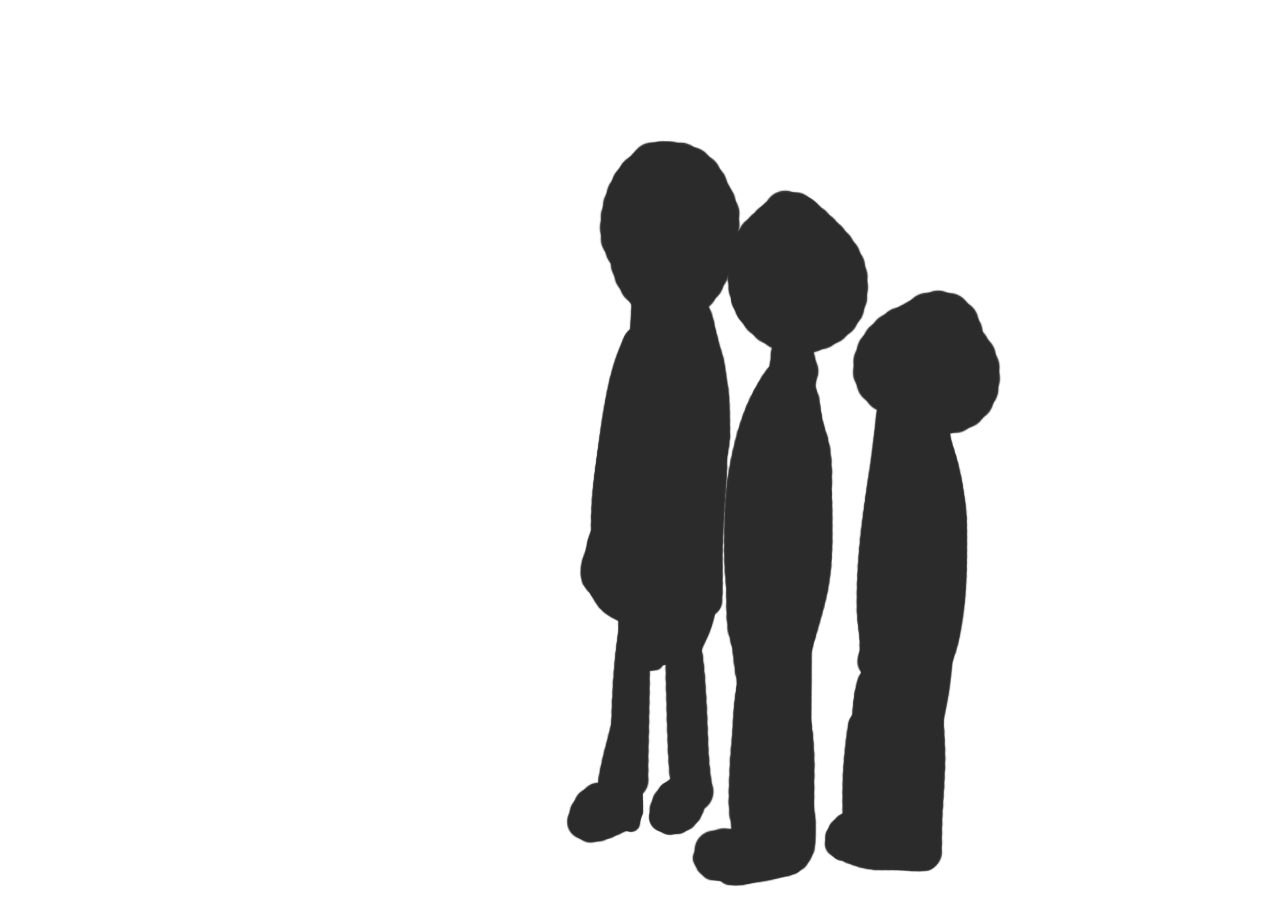
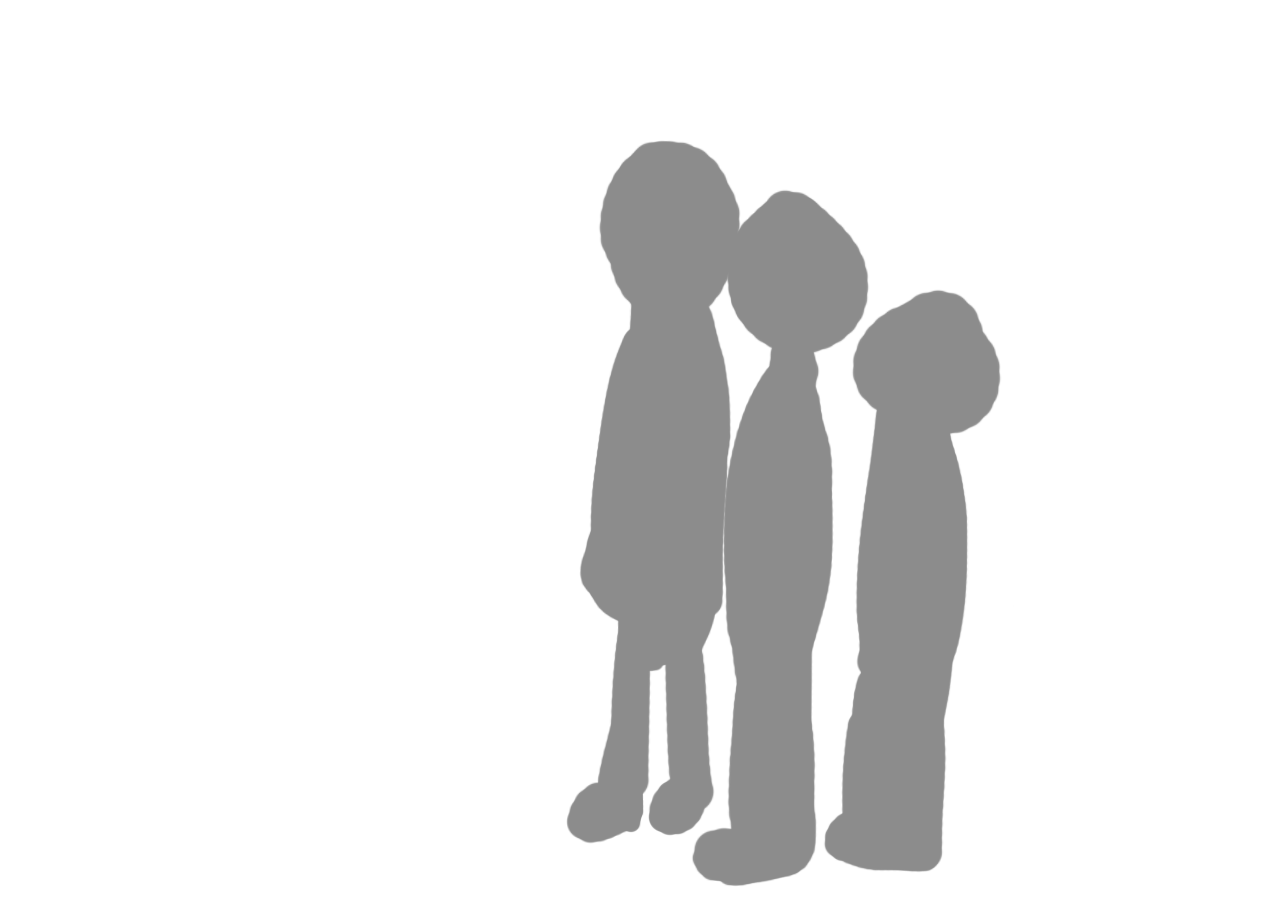
Two versions of the same layered image (1280 x 900). Layer-by-layer changes:
painted on "Color Fill 7 copy" over [566, 140, 1002, 887]
